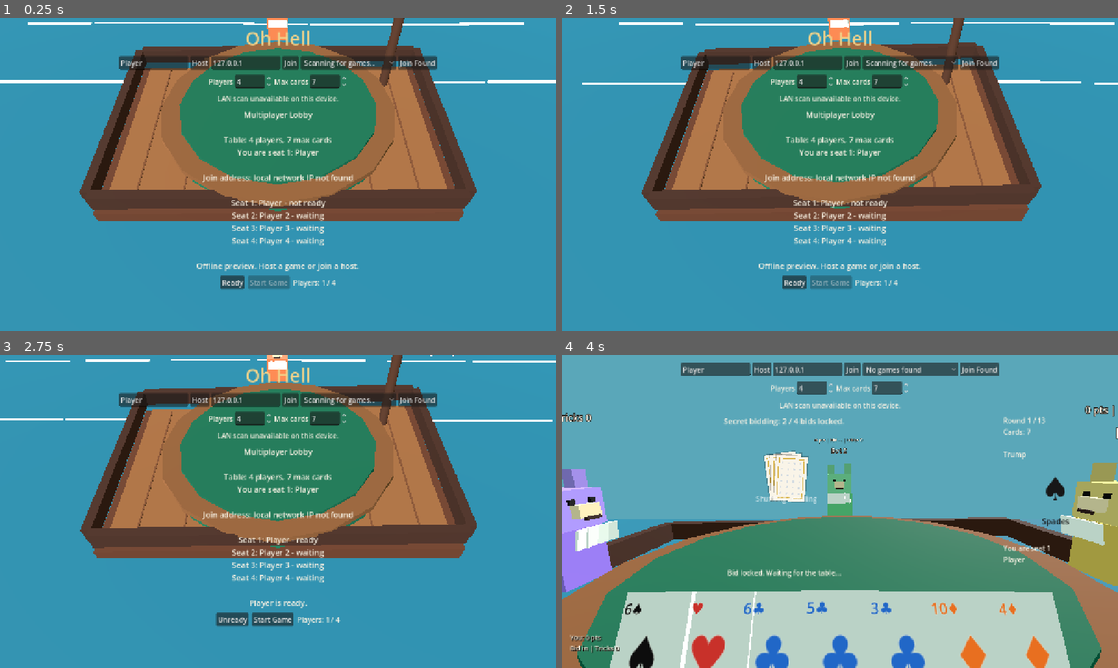
Above: before the commit, frames 1-4 (two rows, left to right).
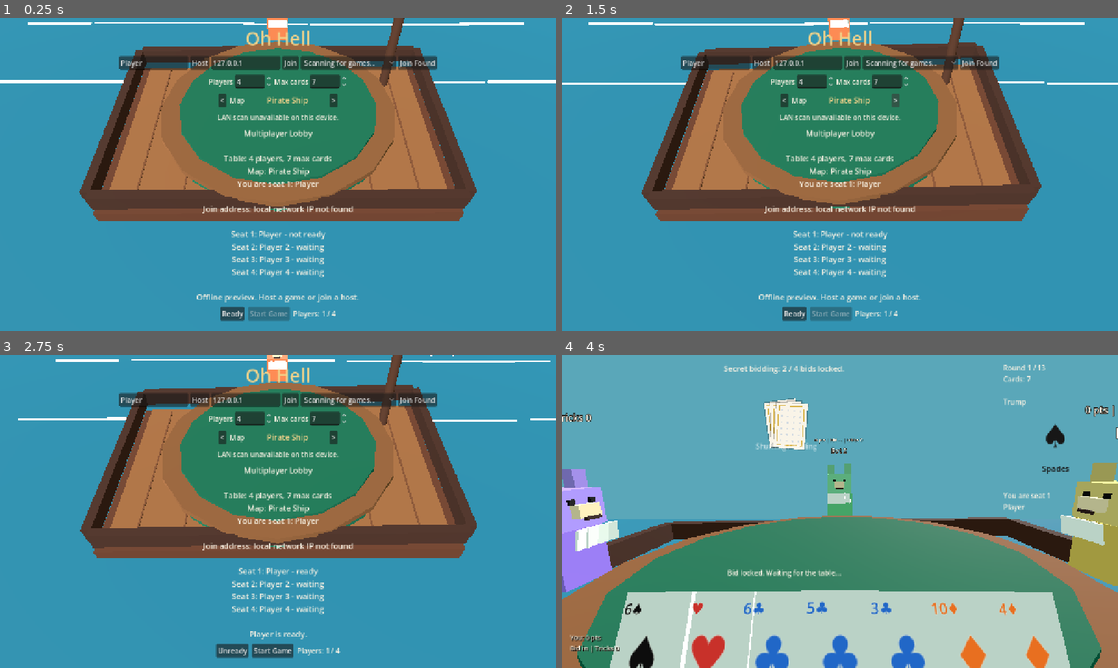
Above: after the commit, the same moments.

Repository: JordanOakFox/oh-hell-godot
Game: Godot game, scene res://scenes/main.tscn
Same seed, same stepped clock (60 frames per second), same inputs: the game is played once before the commit and once after it.
Inputs (mouse positions are in pixels of both pictures, inside the frame that each line leads up to):
- Up to frame 1 (0.25 s): no input
- Up to frame 2 (1.5 s): click (784, 99) at 0.5 s, where only the run after the commit has a clickable "<"; click (895, 99) at 1.25 s, where only the run after the commit has a clickable ">"
- Up to frame 3 (2.75 s): click "Ready" at 2 s
- Up to frame 4 (4 s): click "Start Game" at 2.75 s; click "0" at 3.5 s

The runs differ from the first frame. In frame 1, 5.8% of the frame differs, in the area x 35-65%, y 24-97%; in frame 2, 6.1%; in frame 3, 5.8%; in frame 4, 6.7%, in the area x 21-92%, y 2-68%.

Commit message:
Add live map selection

Diff:
--- a/scripts/main.gd
+++ b/scripts/main.gd
@@ -3,6 +3,13 @@
 const STARTING_NAMES := ["Player 1", "Player 2", "Player 3", "Player 4"]
 const DEFAULT_MAX_CARDS := 7
 const DEFAULT_PLAYERS := 4
+const MAP_IDS := ["pirate", "space", "living_room", "jungle"]
+const MAP_NAMES := {
+	"pirate": "Pirate Ship",
+	"space": "In Space",
+	"living_room": "Living Room",
+	"jungle": "Jungle",
+}
 
 const CardButtonScript := preload("res://scripts/card_button.gd")
 const FeltBackgroundScript := preload("res://scripts/felt_background.gd")
@@ -23,6 +30,7 @@
 var seat_peers: Array = []
 var lobby_player_count := DEFAULT_PLAYERS
 var lobby_max_cards := DEFAULT_MAX_CARDS
+var lobby_map_index := 0
 var local_player_name := "Player"
 var local_profile_id := ""
 var recorded_game_ids := {}
@@ -36,6 +44,10 @@
 var status_label: Label
 var table_label: Label
 var left_stats_label: Label
+var net_row: HBoxContainer
+var settings_row: HBoxContainer
+var map_row: HBoxContainer
+var map_name_label: Label
 var right_info_panel: VBoxContainer
 var right_info_label: Label
 var trump_symbol_label: Label
@@ -114,7 +126,7 @@
 	title_label.add_theme_color_override("font_color", Color("#f0d28a"))
 	root.add_child(title_label)
 
-	var net_row := HBoxContainer.new()
+	net_row = HBoxContainer.new()
 	net_row.alignment = BoxContainer.ALIGNMENT_CENTER
 	root.add_child(net_row)
 
@@ -151,7 +163,7 @@
 	join_found_button.pressed.connect(_on_join_found_pressed)
 	net_row.add_child(join_found_button)
 
-	var settings_row := HBoxContainer.new()
+	settings_row = HBoxContainer.new()
 	settings_row.alignment = BoxContainer.ALIGNMENT_CENTER
 	root.add_child(settings_row)
 
@@ -182,6 +194,34 @@
 	max_cards_spin.custom_minimum_size = Vector2(72, 0)
 	max_cards_spin.value_changed.connect(_on_max_cards_changed)
 	settings_row.add_child(max_cards_spin)
+
+	map_row = HBoxContainer.new()
+	map_row.alignment = BoxContainer.ALIGNMENT_CENTER
+	map_row.add_theme_constant_override("separation", 8)
+	root.add_child(map_row)
+
+	var map_left_button := Button.new()
+	map_left_button.text = "<"
+	map_left_button.pressed.connect(_on_previous_map_pressed)
+	map_row.add_child(map_left_button)
+
+	var map_title_label := Label.new()
+	map_title_label.text = "Map"
+	map_title_label.add_theme_color_override("font_color", Color("#f7f1e3"))
+	map_row.add_child(map_title_label)
+
+	map_name_label = Label.new()
+	map_name_label.text = _selected_map_name()
+	map_name_label.horizontal_alignment = HORIZONTAL_ALIGNMENT_CENTER
+	map_name_label.add_theme_font_size_override("font_size", 18)
+	map_name_label.add_theme_color_override("font_color", Color("#f0d28a"))
+	map_name_label.custom_minimum_size = Vector2(180, 0)
+	map_row.add_child(map_name_label)
+
+	var map_right_button := Button.new()
+	map_right_button.text = ">"
+	map_right_button.pressed.connect(_on_next_map_pressed)
+	map_row.add_child(map_right_button)
 
 	status_label = Label.new()
 	status_label.text = Profile.stats_line()
@@ -310,6 +350,7 @@
 func _create_client_waiting_view() -> void:
 	view_state = {
 		"phase": "connecting",
+		"map_id": _selected_map_id(),
 		"names": _default_names(lobby_player_count),
 		"profiles": _default_profiles(lobby_player_count),
 		"num_players": lobby_player_count,
@@ -344,6 +385,7 @@
 	profiles[0] = Profile.public_profile()
 	state = {
 		"phase": "lobby",
+		"map_id": _selected_map_id(),
 		"names": names,
 		"profiles": profiles,
 		"num_players": lobby_player_count,
@@ -377,9 +419,11 @@
 func _start_match(names: Array, max_cards: int) -> void:
 	if multiplayer.multiplayer_peer and not multiplayer.is_server():
 		return
+	var selected_map := str(state.get("map_id", _selected_map_id()))
 
 	state = {
 		"phase": "bidding",
+		"map_id": selected_map,
 		"names": names,
 		"profiles": state["profiles"].duplicate(true),
 		"num_players": names.size(),
@@ -476,8 +520,20 @@
 func _render() -> void:
 	if view_state.is_empty():
 		return
+	lobby_map_index = _map_index_for_id(str(view_state.get("map_id", _selected_map_id())))
+	if map_name_label:
+		map_name_label.text = _selected_map_name()
+	var active_game: bool = view_state.get("phase", "") in ["bidding", "playing", "trick_end", "round_end"]
 	if title_label:
 		title_label.visible = view_state.get("phase", "") in ["connecting", "lobby", "game_end"]
+	if net_row:
+		net_row.visible = not active_game
+	if settings_row:
+		settings_row.visible = not active_game
+	if map_row:
+		map_row.visible = not active_game
+	if status_label:
+		status_label.visible = not active_game
 	if table_view_3d:
 		table_view_3d.set_table_state(view_state, my_seat)
 		table_view_3d.set_player_hand(local_hand)
@@ -579,6 +635,8 @@
 		"players": connected_count,
 		"max_players": lobby_player_count,
 		"max_cards": lobby_max_cards,
+		"map_id": _selected_map_id(),
+		"map_name": _selected_map_name(),
 		"phase": state.get("phase", "lobby"),
 	}
 
@@ -587,6 +645,7 @@
 	right_info_label.text = ""
 	var text := "Multiplayer Lobby\n\n"
 	text += "Table: %d players, %d max cards\n" % [view_state["num_players"], view_state["max_cards"]]
+	text += "Map: %s\n" % MAP_NAMES.get(str(view_state.get("map_id", _selected_map_id())), _selected_map_name())
 	text += "You are seat %d: %s\n\n" % [my_seat + 1, view_state["names"][my_seat]]
 	if multiplayer.multiplayer_peer and multiplayer.is_server():
 		var addresses := Net.local_join_addresses()
@@ -850,6 +909,38 @@
 			count += 1
 	return count
 
+func _selected_map_id() -> String:
+	return MAP_IDS[lobby_map_index % MAP_IDS.size()]
+
+func _selected_map_name() -> String:
+	var map_id := _selected_map_id()
+	return str(MAP_NAMES.get(map_id, map_id))
+
+func _map_index_for_id(map_id: String) -> int:
+	var index := MAP_IDS.find(map_id)
+	return 0 if index == -1 else index
+
+func _on_previous_map_pressed() -> void:
+	_change_lobby_map(-1)
+
+func _on_next_map_pressed() -> void:
+	_change_lobby_map(1)
+
+func _change_lobby_map(direction: int) -> void:
+	if multiplayer.multiplayer_peer and not multiplayer.is_server():
+		_set_status("Host chooses the map.")
+		return
+	lobby_map_index = posmod(lobby_map_index + direction, MAP_IDS.size())
+	if map_name_label:
+		map_name_label.text = _selected_map_name()
+	if state.has("map_id") and state.get("phase", "") == "lobby":
+		state["map_id"] = _selected_map_id()
+		_publish_state()
+		if multiplayer.multiplayer_peer and multiplayer.is_server():
+			Net.update_advertisement(_discovery_info())
+	elif not multiplayer.multiplayer_peer:
+		_create_offline_lobby()
+
 func _read_lobby_inputs() -> void:
 	local_player_name = name_input.text.strip_edges()
 	if local_player_name.is_empty():
@@ -1396,10 +1487,12 @@
 func _return_to_lobby(message: String) -> void:
 	lobby_player_count = state["num_players"]
 	lobby_max_cards = state["max_cards"]
+	lobby_map_index = _map_index_for_id(str(state.get("map_id", _selected_map_id())))
 	var names: Array = state["names"].duplicate(true)
 	var profiles: Array = state["profiles"].duplicate(true)
 	state = {
 		"phase": "lobby",
+		"map_id": _selected_map_id(),
 		"names": names,
 		"profiles": profiles,
 		"num_players": lobby_player_count,
--- a/scripts/table_view_3d.gd
+++ b/scripts/table_view_3d.gd
@@ -24,6 +24,7 @@
 
 var viewport: SubViewport
 var camera: Camera3D
+var world_environment: WorldEnvironment
 var world_root: Node3D
 var ocean_root: Node3D
 var ship_root: Node3D
@@ -47,6 +48,9 @@
 var look_pitch := -10.0
 var hand_signature := ""
 var hovered_hand_index := -1
+var current_map_id := "pirate"
+var table_felt_color := Color("#0b5a3f")
+var table_rail_color := Color("#7a4a28")
 var time := 0.0
 
 func _ready() -> void:
@@ -70,9 +74,10 @@
 func _process(delta: float) -> void:
 	time += delta
 	if ship_root:
-		ship_root.position.y = sin(time * 1.35) * 0.06
-		ship_root.rotation_degrees.z = sin(time * 0.9) * 1.6
-		ship_root.rotation_degrees.x = cos(time * 0.7) * 1.1
+		var bob_strength := 0.06 if current_map_id == "pirate" else 0.018
+		ship_root.position.y = sin(time * 1.35) * bob_strength
+		ship_root.rotation_degrees.z = sin(time * 0.9) * (1.6 if current_map_id == "pirate" else 0.25)
+		ship_root.rotation_degrees.x = cos(time * 0.7) * (1.1 if current_map_id == "pirate" else 0.18)
 	_animate_waves()
 	_animate_flag()
 	_animate_seats()
@@ -98,6 +103,9 @@
 	var players := int(table_state.get("num_players", 0))
 	if players <= 0:
 		return
+	var map_id := str(table_state.get("map_id", "pirate"))
+	if map_id != current_map_id:
+		_rebuild_map(map_id)
 	if players != seat_count:
 		_rebuild_seats(players)
 	local_seat = clampi(my_seat, 0, max(players - 1, 0))
@@ -192,15 +200,48 @@
 	env.ambient_light_color = Color("#c3e1df")
 	env.ambient_light_energy = 0.95
 	ambient.environment = env
+	world_environment = ambient
 	world_root.add_child(ambient)
+
+	hand_root = Node3D.new()
+	camera.add_child(hand_root)
+	_rebuild_map(current_map_id)
+
+func _rebuild_map(map_id: String) -> void:
+	if not ["pirate", "space", "living_room", "jungle"].has(map_id):
+		map_id = "pirate"
+	current_map_id = map_id
+	if ocean_root:
+		ocean_root.queue_free()
+	if ship_root:
+		ship_root.queue_free()
+	wave_strips.clear()
+	flag_strips.clear()
+	seats.clear()
+	seat_base_positions.clear()
+	seat_base_rotations.clear()
+	seat_moods.clear()
+	seat_count = 0
 
 	ocean_root = Node3D.new()
 	world_root.add_child(ocean_root)
-	_build_ocean()
-
 	ship_root = Node3D.new()
 	world_root.add_child(ship_root)
-	_build_ship()
+
+	if current_map_id == "space":
+		_build_space_map()
+	elif current_map_id == "living_room":
+		_build_living_room_map()
+	elif current_map_id == "jungle":
+		_build_jungle_map()
+	else:
+		_build_pirate_map()
+
+func _set_world_colors(background: Color, ambient_color: Color, ambient_energy: float) -> void:
+	if world_environment and world_environment.environment:
+		world_environment.environment.background_color = background
+		world_environment.environment.ambient_light_color = ambient_color
+		world_environment.environment.ambient_light_energy = ambient_energy
 
 func _build_ocean() -> void:
 	var sea := MeshInstance3D.new()
@@ -217,7 +258,12 @@
 		ocean_root.add_child(wave)
 		wave_strips.append(wave)
 
-func _build_ship() -> void:
+func _build_pirate_map() -> void:
+	table_felt_color = Color("#0b5a3f")
+	table_rail_color = Color("#7a4a28")
+	_set_world_colors(Color("#5aa7b9"), Color("#c3e1df"), 0.95)
+	_build_ocean()
+
 	var deck := _box(Vector3(6.5, 0.22, 4.1), Color("#8b552f"))
 	deck.position = Vector3(0, -0.08, 0)
 	ship_root.add_child(deck)
@@ -253,14 +299,98 @@
 	ship_root.add_child(flag_root)
 	_build_jolly_roger()
 
+	_attach_table_area()
+
+func _attach_table_area() -> void:
 	_build_table()
 
 	seat_root = Node3D.new()
 	ship_root.add_child(seat_root)
 	trick_root = Node3D.new()
 	ship_root.add_child(trick_root)
-	hand_root = Node3D.new()
-	camera.add_child(hand_root)
+
+func _build_space_map() -> void:
+	table_felt_color = Color("#15204f")
+	table_rail_color = Color("#6fd3ff")
+	_set_world_colors(Color("#070a1d"), Color("#6e84c8"), 0.7)
+	var platform := _cylinder(3.9, 0.22, Color("#1a2142"))
+	platform.position = Vector3(0, -0.08, 0)
+	ship_root.add_child(platform)
+	var ring := _cylinder(4.15, 0.08, Color("#334b8f"))
+	ring.position = Vector3(0, 0.08, 0)
+	ship_root.add_child(ring)
+	for i in range(34):
+		var star := _box(Vector3(0.035, 0.035, 0.035), Color("#f5f0c7"))
+		var angle := float(i) * 1.91
+		var radius := 5.0 + float(i % 7) * 0.7
+		star.position = Vector3(cos(angle) * radius, 0.7 + float(i % 5) * 0.42, sin(angle) * radius)
+		ocean_root.add_child(star)
+	for i in range(5):
+		var panel := _box(Vector3(0.55, 0.08, 0.18), Color("#6fd3ff"))
+		panel.position = Vector3(-1.1 + float(i) * 0.55, 0.18, -3.0)
+		ship_root.add_child(panel)
+	_attach_table_area()
+
+func _build_living_room_map() -> void:
+	table_felt_color = Color("#256045")
+	table_rail_color = Color("#7c5637")
+	_set_world_colors(Color("#b98d66"), Color("#f0d4a8"), 1.05)
+	var floor := _box(Vector3(8.2, 0.12, 6.2), Color("#9a6a3f"))
+	floor.position = Vector3(0, -0.18, 0)
+	ship_root.add_child(floor)
+	var back_wall := _box(Vector3(8.2, 3.2, 0.16), Color("#8f6948"))
+	back_wall.position = Vector3(0, 1.25, -3.05)
+	ship_root.add_child(back_wall)
+	var side_wall := _box(Vector3(0.16, 3.2, 6.2), Color("#7d5a40"))
+	side_wall.position = Vector3(-4.05, 1.25, 0)
+	ship_root.add_child(side_wall)
+	for i in range(5):
+		var plank := _box(Vector3(0.035, 0.018, 6.0), Color("#6e492d"))
+		plank.position = Vector3(-2.8 + float(i) * 1.4, -0.1, 0)
+		ship_root.add_child(plank)
+	var couch := _box(Vector3(1.55, 0.46, 0.55), Color("#7c4055"))
+	couch.position = Vector3(-2.35, 0.25, -2.35)
+	ship_root.add_child(couch)
+	var lamp_stand := _cylinder(0.035, 0.9, Color("#3b2b21"))
+	lamp_stand.position = Vector3(2.8, 0.36, -2.35)
+	ship_root.add_child(lamp_stand)
+	var lamp_shade := _box(Vector3(0.42, 0.28, 0.42), Color("#e9c46a"))
+	lamp_shade.position = Vector3(2.8, 0.9, -2.35)
+	ship_root.add_child(lamp_shade)
+	var plant_pot := _cylinder(0.22, 0.28, Color("#9b4d2b"))
+	plant_pot.position = Vector3(3.1, 0.05, 2.35)
+	ship_root.add_child(plant_pot)
+	for i in range(4):
+		var leaf := _box(Vector3(0.12, 0.5, 0.04), Color("#2e8b57"))
+		leaf.position = Vector3(3.1, 0.45, 2.35)
+		leaf.rotation_degrees = Vector3(20, float(i) * 90.0, 26)
+		ship_root.add_child(leaf)
+	_attach_table_area()
+
+func _build_jungle_map() -> void:
+	table_felt_color = Color("#1d6b34")
+	table_rail_color = Color("#6a4423")
+	_set_world_colors(Color("#4a8f6b"), Color("#a7d68d"), 1.0)
+	var ground := _box(Vector3(8.5, 0.14, 6.4), Color("#287347"))
+	ground.position = Vector3(0, -0.2, 0)
+	ship_root.add_child(ground)
+	for i in range(10):
+		var angle := TAU * float(i) / 10.0
+		var radius := 3.7 + float(i % 3) * 0.35
+		var trunk := _cylinder(0.11, 1.8 + float(i % 2) * 0.35, Color("#6a4423"))
+		trunk.position = Vector3(cos(angle) * radius, 0.65, sin(angle) * radius)
+		ship_root.add_child(trunk)
+		for leaf_index in range(3):
+			var leaf := _box(Vector3(0.72, 0.18, 0.28), Color("#1f8f46"))
+			leaf.position = trunk.position + Vector3(0, 1.0 + float(leaf_index) * 0.14, 0)
+			leaf.rotation_degrees = Vector3(0, rad_to_deg(angle) + leaf_index * 58, 20)
+			ship_root.add_child(leaf)
+	for i in range(6):
+		var vine := _box(Vector3(0.045, 1.2, 0.045), Color("#2c6f2f"))
+		vine.position = Vector3(-3.2 + float(i) * 1.2, 1.05, -2.8)
+		vine.rotation_degrees.z = sin(float(i)) * 12.0
+		ship_root.add_child(vine)
+	_attach_table_area()
 
 func _build_table() -> void:
 	var table := MeshInstance3D.new()
@@ -270,7 +400,7 @@
 	table_mesh.height = 0.28
 	table_mesh.radial_segments = 16
 	table.mesh = table_mesh
-	table.material_override = _mat(Color("#0b5a3f"))
+	table.material_override = _mat(table_felt_color)
 	table.position.y = 0.2
 	ship_root.add_child(table)
 
@@ -281,7 +411,7 @@
 	rail_mesh.height = 0.12
 	rail_mesh.radial_segments = 16
 	rail.mesh = rail_mesh
-	rail.material_override = _mat(Color("#7a4a28"))
+	rail.material_override = _mat(table_rail_color)
 	rail.position.y = 0.44
 	ship_root.add_child(rail)
 
@@ -292,7 +422,7 @@
 	top_mesh.height = 0.08
 	top_mesh.radial_segments = 16
 	table_top.mesh = top_mesh
-	table_top.material_override = _mat(Color("#0b5a3f"))
+	table_top.material_override = _mat(table_felt_color)
 	table_top.position.y = 0.52
 	ship_root.add_child(table_top)
 
